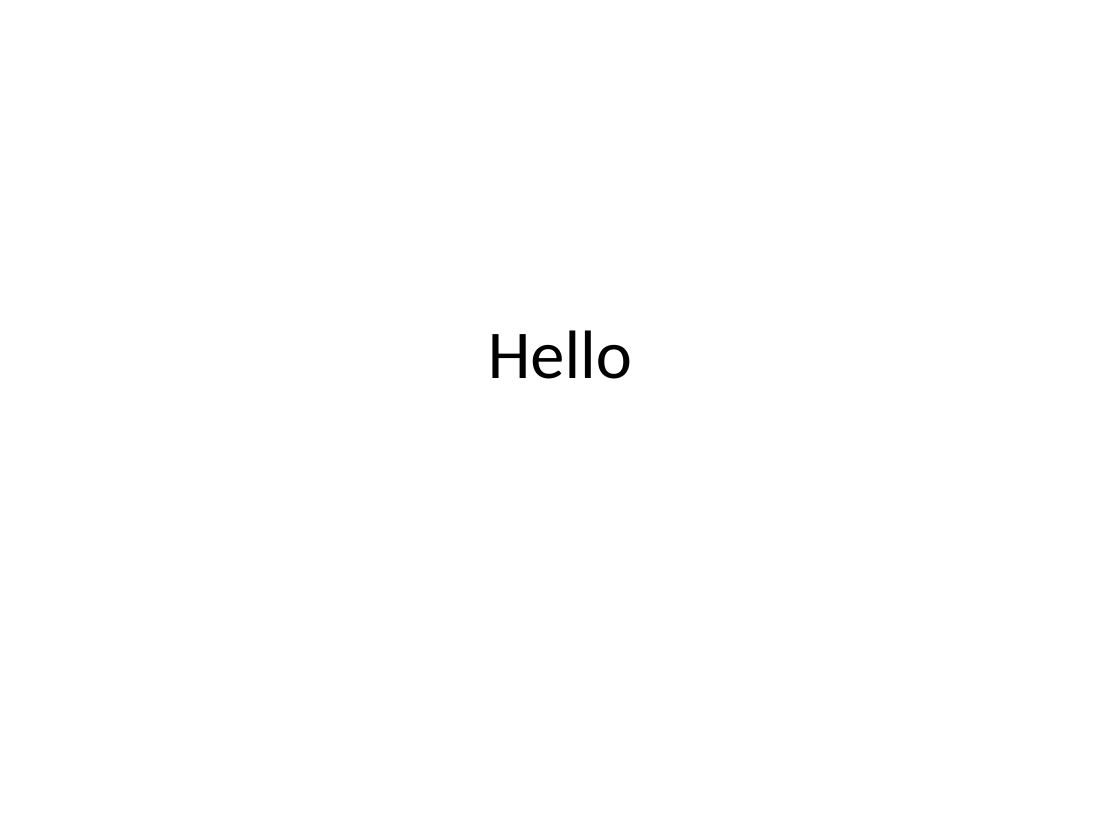
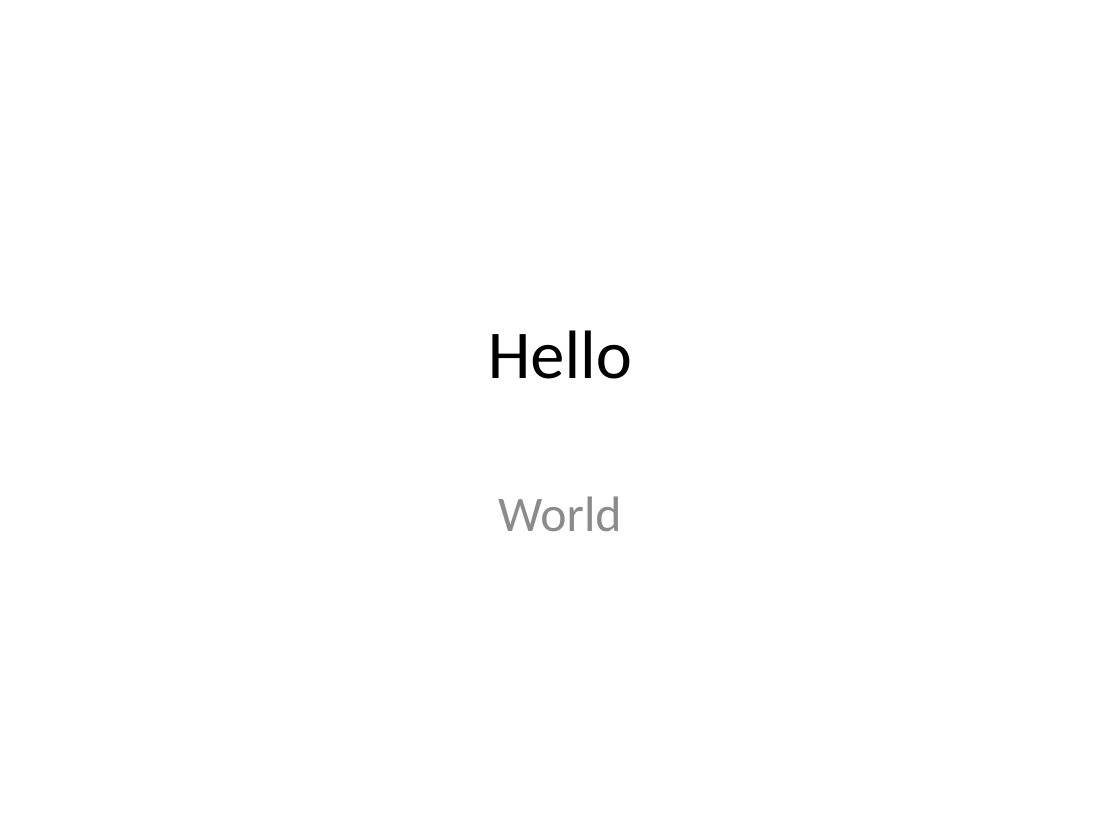
Before and after one commit to gitMbar/practice2, a slide deck: slide 1 of powerTest.pptx. Drawn at 1120x840 pixels with LibreOffice and Linux fonts; fonts in the diff are those of the drawing. Boxes give left, top, right and bottom in pixels: in the first picture for what was removed or moved away, otherwise in the second. Text is boxed around its words. In the diff, an @@ line names an element or a change of style, - is before the commit and + after.

Commit message:
Add one word

```diff
--- a/powerTest.pptx
+++ b/powerTest.pptx
@@ subtitle added at [498,496,621,531], 32 pt, text #8C8C8C @@
+World
```
